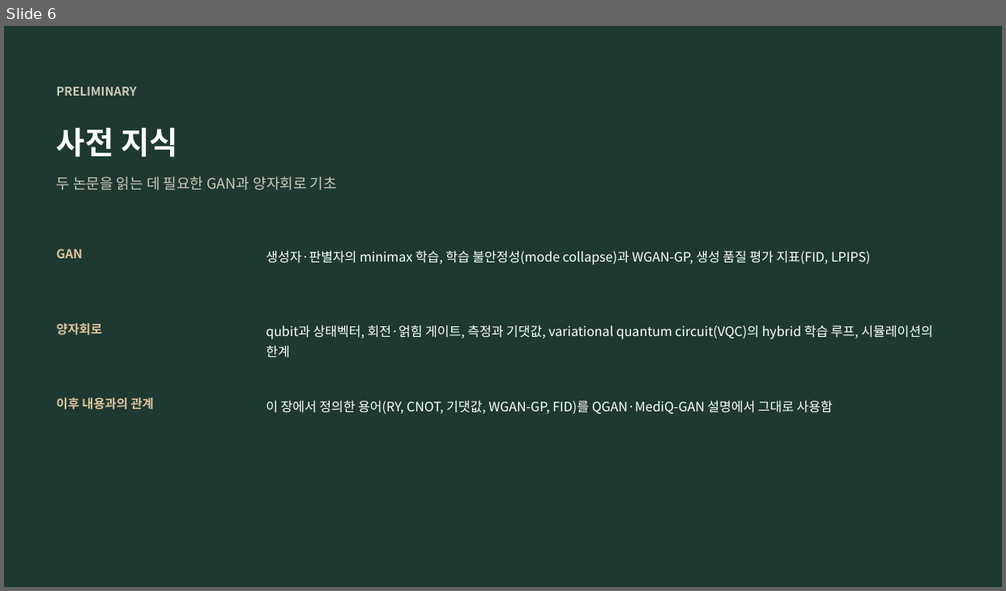
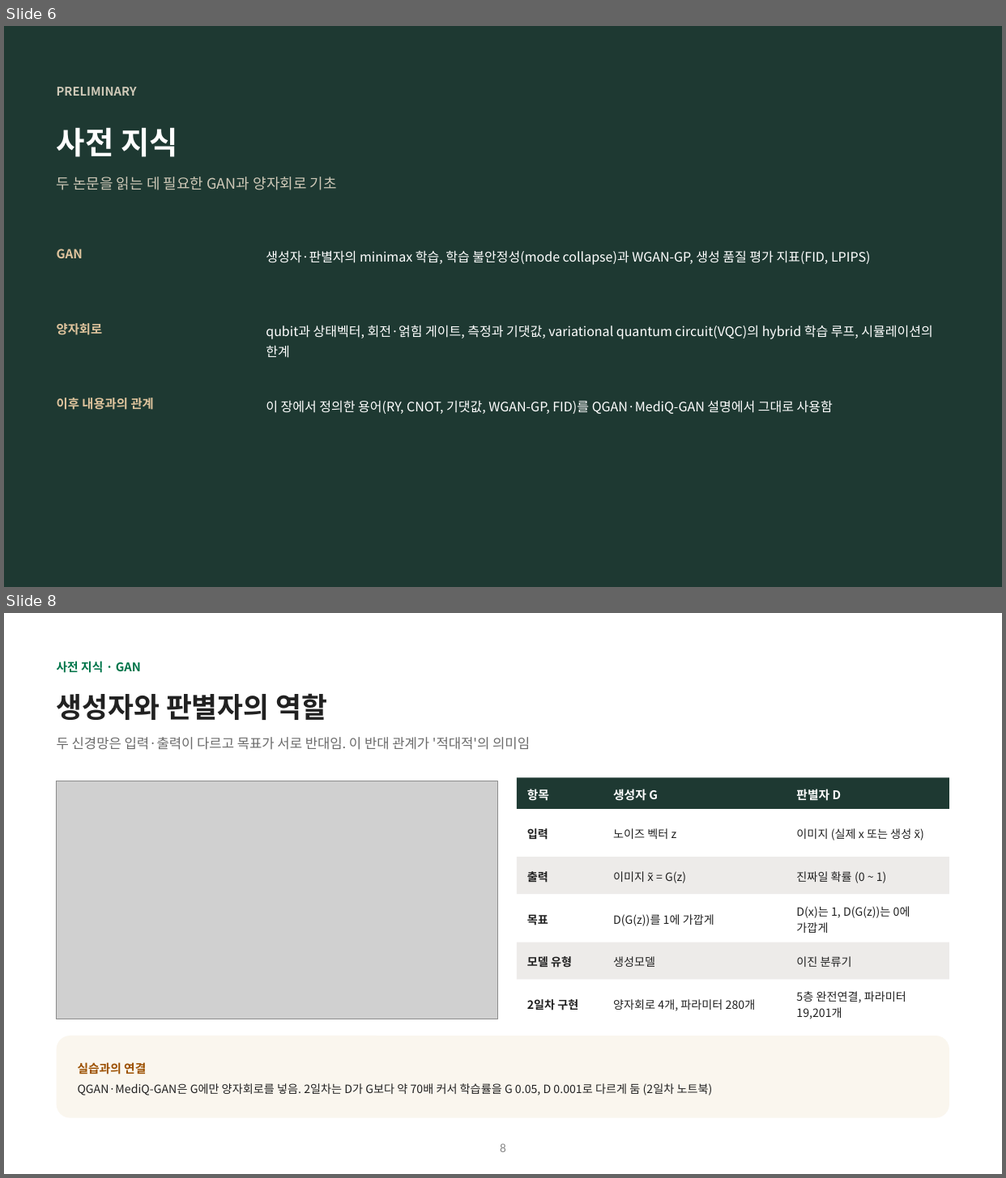
Before and after one commit to hyunhp/skin_disease_qml, a slide deck: practice/day1_slides/day1_theory_slides.pptx. Shown one above the other, each under a label of ours: slide 6 before the commit, slides 6 and 8 after it; the slides between them are not shown. The pictures are 1006x591 and 1006x1178 pixels, drawn with LibreOffice and Linux fonts; fonts in the diff are those of the drawing; grey boxes stand for pictures. Boxes give left, top, right and bottom in pixels: in the first picture for what was removed or moved away, otherwise in the second. Text is boxed around its words. In the diff, an @@ line names an element or a change of style, - is before the commit and + after.

```diff
--- a/practice/day1_slides/day1_theory_slides.pptx
+++ b/practice/day1_slides/day1_theory_slides.pptx
@@ slide 8 added at (4, 613, 1002, 1174), background #FFFFFF @@
@@ text added at (57, 661, 141, 673), 11.5 pt, text #00754A, bold @@
+사전 지식 · GAN
@@ text added at (57, 693, 328, 720), 27 pt, text #212121, bold @@
+생성자와 판별자의 역할
@@ text added at (57, 737, 530, 750), 13 pt, text #6B6B6B @@
+두 신경망은 입력·출력이 다르고 목표가 서로 반대임. 이 반대 관계가 '적대적'의 의미임
@@ picture added at (57, 781, 498, 1020) @@
@@ rectangle added at (517, 777, 949, 809), fill #1E3932 @@
@@ text added at (527, 789, 549, 801), 11.5 pt, text #FFFFFF, bold @@
+항목
@@ text added at (613, 789, 658, 801), 11.5 pt, text #FFFFFF, bold @@
+생성자 G
@@ text added at (796, 789, 842, 801), 11.5 pt, text #FFFFFF, bold @@
+판별자 D
@@ rectangle added at (517, 809, 949, 857), fill #FFFFFF @@
@@ text added at (527, 828, 548, 839), 11 pt, text #212121, bold @@
+입력
@@ text added at (613, 828, 677, 839), 11 pt, text #212121 @@
+노이즈 벡터 z
@@ text added at (796, 828, 921, 841), 11 pt, text #212121 @@
+이미지 (실제 x 또는 생성 x̃)
@@ rectangle added at (517, 857, 949, 895), fill #EDEBE9 @@
@@ text added at (527, 871, 548, 882), 11 pt, text #212121, bold @@
+출력
@@ text added at (613, 871, 686, 884), 11 pt, text #212121 @@
+이미지 x̃ = G(z)
@@ text added at (796, 871, 887, 884), 11 pt, text #212121 @@
+진짜일 확률 (0 ~ 1)
@@ rectangle added at (517, 895, 949, 943), fill #FFFFFF @@
@@ text added at (527, 914, 548, 926), 11 pt, text #212121, bold @@
+목표
@@ text added at (613, 914, 714, 926), 11 pt, text #212121 @@
+D(G(z))를 1에 가깝게
@@ text added at (796, 906, 910, 933), 11 pt, text #212121 @@
+D(x)는 1, D(G(z))는 0에 가깝게
@@ rectangle added at (517, 943, 949, 980), fill #EDEBE9 @@
@@ text added at (527, 956, 572, 967), 11 pt, text #212121, bold @@
+모델 유형
@@ text added at (613, 956, 655, 967), 11 pt, text #212121 @@
+생성모델
@@ text added at (796, 956, 852, 967), 11 pt, text #212121 @@
+이진 분류기
@@ rectangle added at (517, 980, 949, 1028), fill #FFFFFF @@
@@ text added at (527, 999, 578, 1011), 11 pt, text #212121, bold @@
+2일차 구현
@@ text added at (613, 999, 756, 1012), 11 pt, text #212121 @@
+양자회로 4개, 파라미터 280개
@@ text added at (796, 991, 906, 1020), 11 pt, text #212121 @@
+5층 완전연결, 파라미터 19,201개
@@ rounded rectangle added at (57, 1036, 949, 1118), fill #FAF6EE @@
@@ text added at (78, 1063, 713, 1096), 11 pt, text #212121 @@
+실습과의 연결
+QGAN·MediQ-GAN은 G에만 양자회로를 넣음. 2일차는 D가 G보다 약 70배 커서 학습률을 G 0.05, D 0.001로 다르게 둠 (2일차 노트북)
@@ page number added at (500, 1144, 506, 1152), 12 pt, text #8C8C8C @@
+8
```
Also in this commit, not shown: 1 slide changed, 2 other slides added, 3 slides removed, 9 other files.
